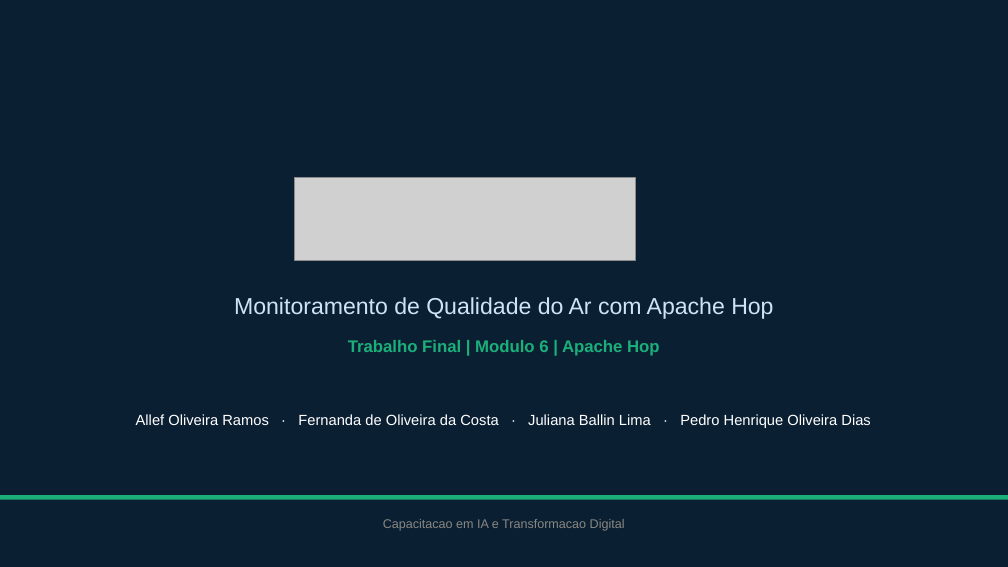
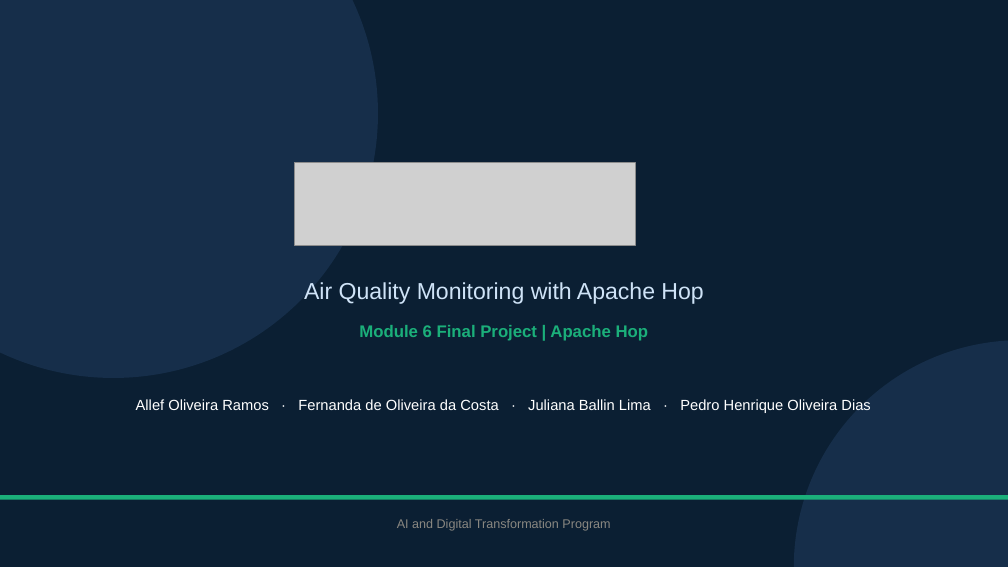
Before and after one commit to JulianaBallin/AeroTrack, a slide deck: slide 1 of docs/evidencias/AeroTrack-Apresentacao-Modulo6.pptx. Drawn at 1008x567 pixels with LibreOffice and Linux fonts; fonts in the diff are those of the drawing; grey boxes stand for pictures. Boxes give left, top, right and bottom in pixels: in the first picture for what was removed or moved away, otherwise in the second. Text is boxed around its words. In the diff, an @@ line names an element or a change of style, - is before the commit and + after.

Commit message:
docs(apresentacao): rebuild slides as a problem-first story with richer visuals
Restructures the deck: it opens on the human cost of not tracking air
quality, builds concern with an icon-led "what goes wrong" slide, then
reveals AeroTrack as the answer before walking through the
architecture, pipelines, treatment, database, indicators, dashboard
and validated results. Adds rounded cards, gradients, soft shadows and
custom icons throughout, and reuses the new architecture flowchart and
dashboard screenshots.

```diff
--- a/docs/evidencias/AeroTrack-Apresentacao-Modulo6.pptx
+++ b/docs/evidencias/AeroTrack-Apresentacao-Modulo6.pptx
@@ rounded rectangle added at (0, 0, 378, 378), fill #162E4A @@
@@ picture: place and size @@
-picture at (295, 178, 635, 261)
+picture at (295, 163, 635, 246)
@@ text at (304, 282, 703, 304): text changed @@
-Monitoramento de Qualidade do Ar com Apache Hop
+Air Quality Monitoring with Apache Hop
@@ text at (359, 325, 649, 341): text changed @@
-Trabalho Final | Modulo 6 | Apache Hop
+Module 6 Final Project | Apache Hop
@@ rounded rectangle added at (794, 340, 1008, 567), fill #162E4A @@
@@ text "Allef Oliveira Ramos · Fernanda ...": place and size @@
-text "Allef Oliveira Ramos · Fernanda ..." at (136, 414, 870, 428)
+text "Allef Oliveira Ramos · Fernanda ..." at (136, 399, 870, 413)
@@ text at (397, 519, 610, 531): text changed @@
-Capacitacao em IA e Transformacao Digital
+AI and Digital Transformation Program
```
Also in this commit, not shown: 2 other slides changed, 13 slides added, 11 slides removed, 1 other file.
